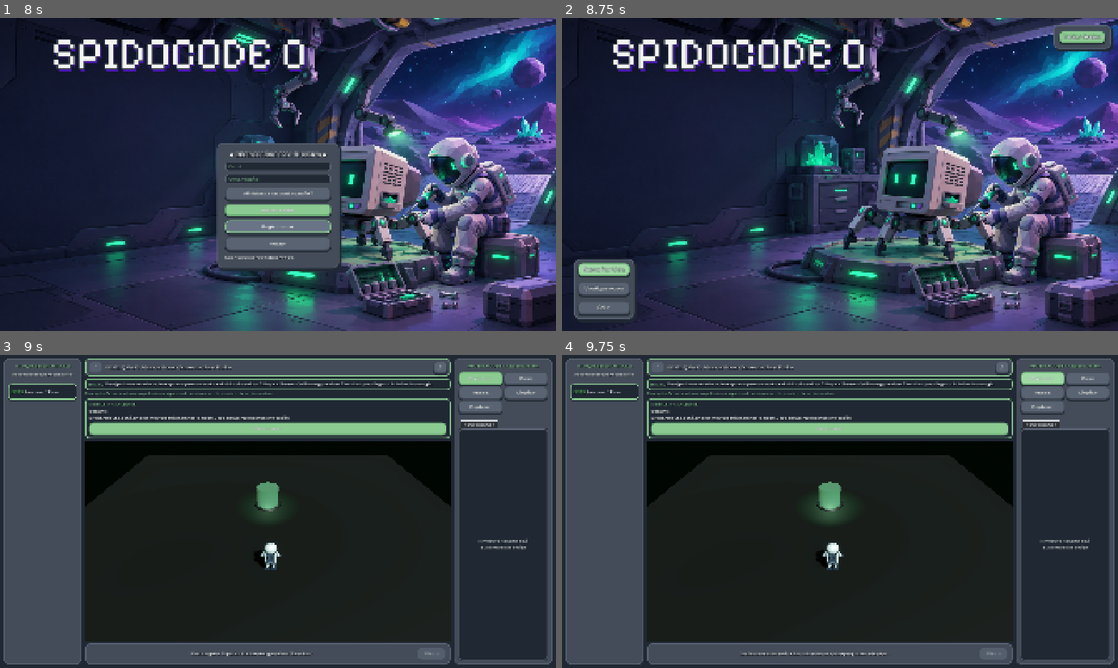
Above: before the commit, frames 1-4 (two rows, left to right).
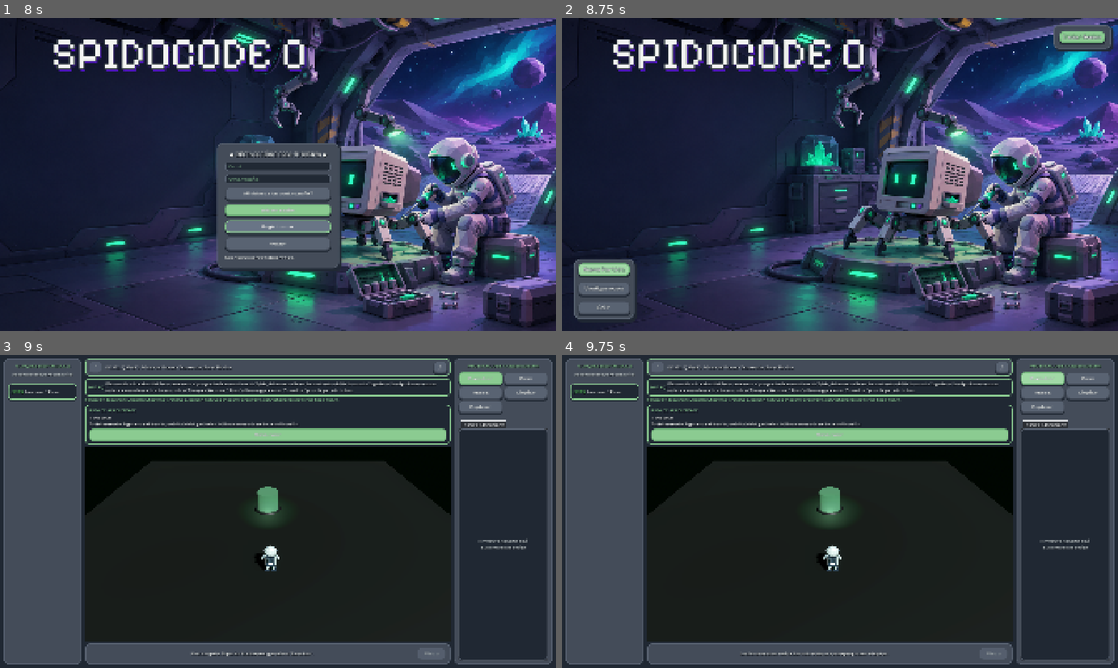
Above: after the commit, the same moments.

Repository: LeaGaj04/spido-code-0
Game: Godot game, scene res://escenas/menu_inicio.tscn
Two runs of this game, one before a commit and one after it. Both use one fixed random seed, a clock stepped at 60 frames per second and the inputs below.
Inputs (mouse positions are in pixels of both pictures, inside the frame that each line leads up to):
- Up to frame 1 (8 s): click "Iniciar Sesión" at 0.5 s; click (278, 165) at 1.27 s; type "12" at 1.35 s; click (278, 177) at 1.5 s; type "12" at 1.58 s; click "Iniciar sesión" at 2 s; click "Iniciar sesión" at 2.75 s; click "¿Olvidaste tu contraseña?" at 3.5 s; click "Registrarse" at 4.25 s; click "Volver" at 5 s; click "Iniciar Sesión" at 5.75 s; click "¿Olvidaste tu contraseña?" at 6.5 s; click "Registrarse" at 7.25 s
- Up to frame 2 (8.75 s): click "Volver" at 8 s
- Up to frame 3 (9 s): click "Nueva Partida" at 8.75 s
- Up to frame 4 (9.75 s): click "Ejecutar" at 9.5 s

Frames 1-2 are identical in both runs. In frame 3, 8.2% of the frame differs, in the area x 15-91%, y 3-70%; in frame 4, 8.2%.

Commit message:
feat(nivel-1): pulir experiencia didactica, feedback inteligente y roles de astronautas

Diff:
--- a/scripts/controlador_principal.gd
+++ b/scripts/controlador_principal.gd
@@ -64,10 +64,10 @@
 var bloque_con_error: BloqueItem = null
 
 const PASOS_GUIA = [
-	{"titulo": "OBSERVA", "texto": "El astronauta está en el hangar y la baliza marca la meta. Cada bloque representa una acción."},
-	{"titulo": "PREDICE", "texto": "Antes de ejecutar, imagina dónde terminará el astronauta después de avanzar tres veces."},
-	{"titulo": "CONSTRUYE", "texto": "Arrastra 3 bloques AVANZAR desde la izquierda hacia el lienzo de instrucciones."},
-	{"titulo": "CORRIGE", "texto": "Si no llega a la baliza, revisa cuántos pasos necesita y vuelve a ordenar tu secuencia."}
+	{"titulo": "1. OBSERVA", "texto": "Tu Astronauta Ingeniero está en la posición inicial y la baliza brillante marca la meta de calibración."},
+	{"titulo": "2. PREDICE", "texto": "Cada bloque 'Avanzar 1 Paso' mueve al astronauta una casilla hacia adelante. Cuenta cuántas casillas hay hasta la baliza."},
+	{"titulo": "3. CONSTRUYE", "texto": "Arrastra 3 bloques 'Avanzar 1 Paso' desde la paleta izquierda hacia el lienzo del Astronauta 1."},
+	{"titulo": "4. EJECUTA & DEPURA", "texto": "Presiona 'Ejecutar' para correr tu primer algoritmo. También puedes usar 'Paso a Paso' para probar instrucción por instrucción."}
 ]
 
 # Paleta exacta del rediseño oficial de SpidoCode.
@@ -85,11 +85,11 @@
 	get_tree().paused = false
 	niveles = DatosNiveles.obtener_niveles()
 	_conectar_senales()
-	tabs_codigo.set_tab_title(0, "Astronauta 1")
-	tabs_codigo.set_tab_title(1, "Astronauta 2")
-	tabs_codigo.set_tab_title(2, "Astronauta 3")
-	tabs_codigo.set_tab_title(3, "Astronauta 4")
-	tabs_codigo.set_tab_title(4, "Astronauta 5")
+	tabs_codigo.set_tab_title(0, "Astro 1: Ingeniero")
+	tabs_codigo.set_tab_title(1, "Astro 2: Tracción")
+	tabs_codigo.set_tab_title(2, "Astro 3: Sensores")
+	tabs_codigo.set_tab_title(3, "Astro 4: Brazos")
+	tabs_codigo.set_tab_title(4, "Astro 5: Energía")
 	tabs_codigo.set_tab_title(5, "Astronauta 6")
 	tabs_codigo.set_tab_title(6, "Astronauta 7")
 	tabs_codigo.set_tab_title(7, "Astronauta 8")
@@ -367,7 +367,17 @@
 
 		_mostrar_victoria(estrellas, cant_bloques, nivel.bloques_optimos)
 	else:
-		_actualizar_estado("[FALLO] La meta no fue alcanzada. Revisa tu secuencia de bloques.")
+		if nivel.get("tipo_meta", "BALIZA") == "BALIZA":
+			var celda_actual = Vector2i(mundo_3d.astronauta.grid_x, mundo_3d.astronauta.grid_z)
+			var celda_meta = nivel.get("pos_baliza", Vector2i(0, -1))
+			if celda_actual.y > celda_meta.y:
+				ultimo_error = "El astronauta se detuvo antes de alcanzar la baliza."
+			elif celda_actual.y < celda_meta.y:
+				ultimo_error = "El astronauta sobrepaso la baliza."
+			else:
+				ultimo_error = "El astronauta no se encuentra en la casilla de la baliza."
+			btn_pista.disabled = false
+		_actualizar_estado("[FALLO] La meta no fue alcanzada. Presiona 'Pista' si necesitas ayuda o 'Reiniciar' para volver a intentar.")
 
 func _mostrar_victoria(estrellas: int, cant_bloques: int, optimo: int) -> void:
 	var texto_estrellas = ""
@@ -550,8 +560,12 @@
 		pista = "Pista: lleva la pieza hasta una casilla vecina a la mesa y orienta al astronauta hacia ella."
 	elif "requiere otra pieza" in ultimo_error:
 		pista = "Pista: revisa el orden de montaje; esta pieza todavia no corresponde a la siguiente etapa."
-	elif "limite" in ultimo_error or "Limite" in ultimo_error:
-		pista = "Pista: el astronauta no puede salir del area de trabajo; cambia la ruta."
+	elif "detuvo antes" in ultimo_error:
+		pista = "Pista: Te faltaron pasos. El astronauta necesita avanzar exactamente 3 casillas hacia el norte para alcanzar la baliza."
+	elif "sobrepaso" in ultimo_error:
+		pista = "Pista: Colocaste demasiados bloques. Elimina los bloques que sobran para detenerte justo sobre la baliza."
+	elif "no se encuentra en la casilla" in ultimo_error:
+		pista = "Pista: El astronauta no llego a la baliza. Revisa la direccion y cantidad de bloques 'Avanzar'."
 	_actualizar_estado(pista)
 
 func _actualizar_estado(mensaje: String) -> void:
--- a/scripts/datos_niveles.gd
+++ b/scripts/datos_niveles.gd
@@ -6,10 +6,10 @@
 		{
 			"id": 1,
 			"titulo": "Nivel 1: Primeros Pasos",
-			"subtitulo": "Secuencia Lineal Basica",
-			"instruccion": "Un algoritmo ejecuta ordenes paso a paso en orden estricto. Arrastra 3 bloques 'Avanzar' al lienzo y presiona Ejecutar para llegar a la baliza de energia.",
-			"concepto_clave": "Secuencia: Las computadoras siguen instrucciones una tras otra, de arriba a abajo.",
-			"objetivo_aprendizaje": "Construir, ejecutar y corregir una secuencia de instrucciones.",
+			"subtitulo": "Secuencia Lineal Básica",
+			"instruccion": "¡Bienvenido a la estación! Para comenzar el proyecto de ensamblaje de Spido, debemos calibrar los controles del Astronauta Ingeniero. Un algoritmo ejecuta órdenes en orden estricto: arrastra 3 bloques 'Avanzar 1 Paso' al lienzo y presiona 'Ejecutar' para llegar a la baliza.",
+			"concepto_clave": "Secuencia: Las computadoras y robots ejecutan instrucciones una tras otra, estrictamente de arriba hacia abajo.",
+			"objetivo_aprendizaje": "Construir, ejecutar y comprender tu primera secuencia de instrucciones paso a paso.",
 			"guiada": true,
 			"bloques_permitidos": ["AVANZAR"],
 			"bloques_optimos": 3,
